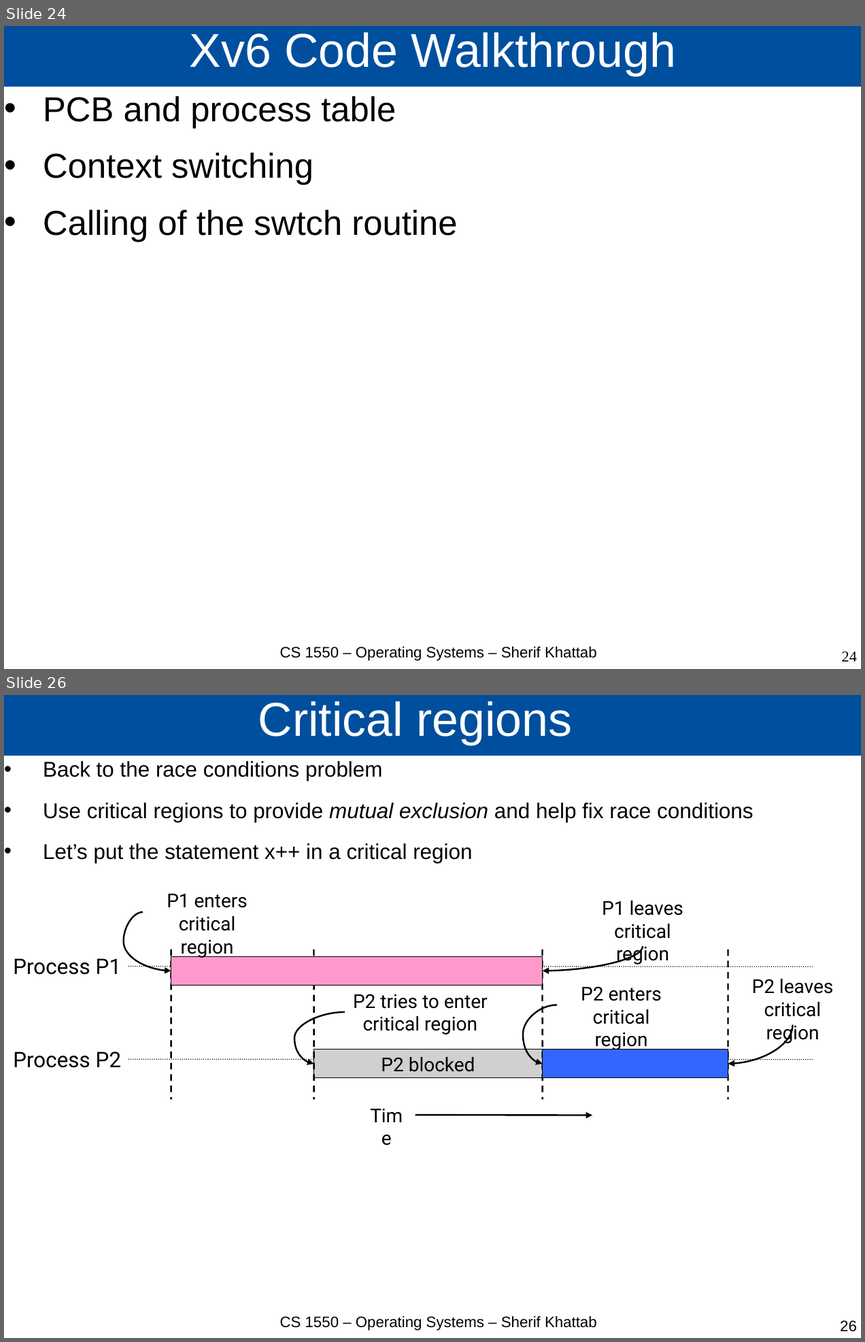
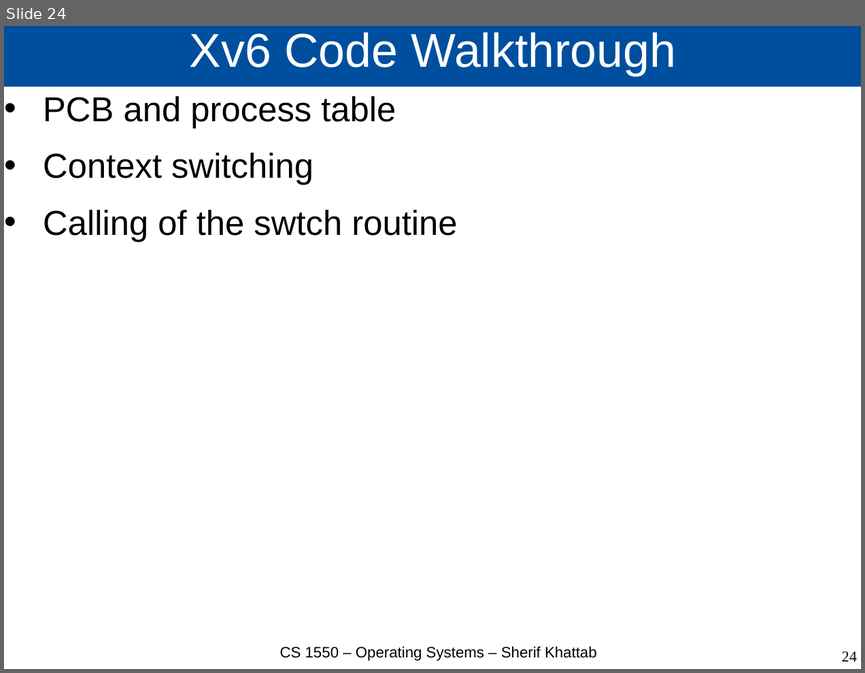
Before and after one commit to cs1550-2244/cs1550-code-handouts, a slide deck: DraftSlides/Lecture2.pptx. Shown one above the other, each under a label of ours: slides 24 and 26 before the commit, slide 24 after it; the slides between them are not shown. The pictures are 865x1342 and 865x673 pixels, drawn with LibreOffice and Linux fonts; fonts in the diff are those of the drawing; grey boxes stand for pictures. Boxes give left, top, right and bottom in pixels: in the first picture for what was removed or moved away, otherwise in the second. Text is boxed around its words. In the diff, an @@ line names an element or a change of style, - is before the commit and + after.

```diff
--- a/DraftSlides/Lecture2.pptx
+++ b/DraftSlides/Lecture2.pptx
@@ slide 26 removed at [4,695,861,1338], background #FFFFFF @@
@@ title removed at [4,695,861,756] @@
-Critical regions
@@ text removed at [43,761,753,863] @@
-• Back to the race conditions problem
-• Use critical regions to provide mutual exclusion and help fix race conditions
-• Let’s put the statement x++ in a critical region
@@ group removed at [13,894,833,1130]: 8 texts, 6 lines, 5 curved arrows, 2 rectangles, 1 picture, 1 arrow @@
-Process P1
-Process P2
-P2 blocked
-P1 enters
-critical region
-P2 tries to enter
-critical region
-P2 enters
-critical region
-P1 leaves
-critical region
-P2 leaves
-critical region
-Time
@@ text removed at [280,1316,597,1330] @@
-CS 1550 – Operating Systems – Sherif Khattab
@@ page number removed at [840,1320,857,1331] @@
-26
```
Also in this commit, not shown: 4 other slides removed, 3 other files.
